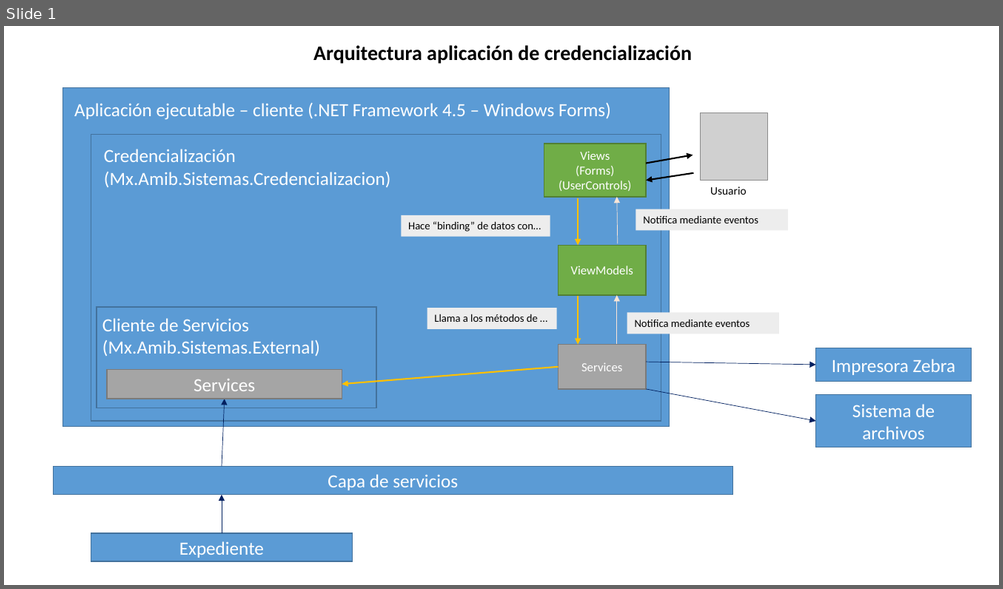
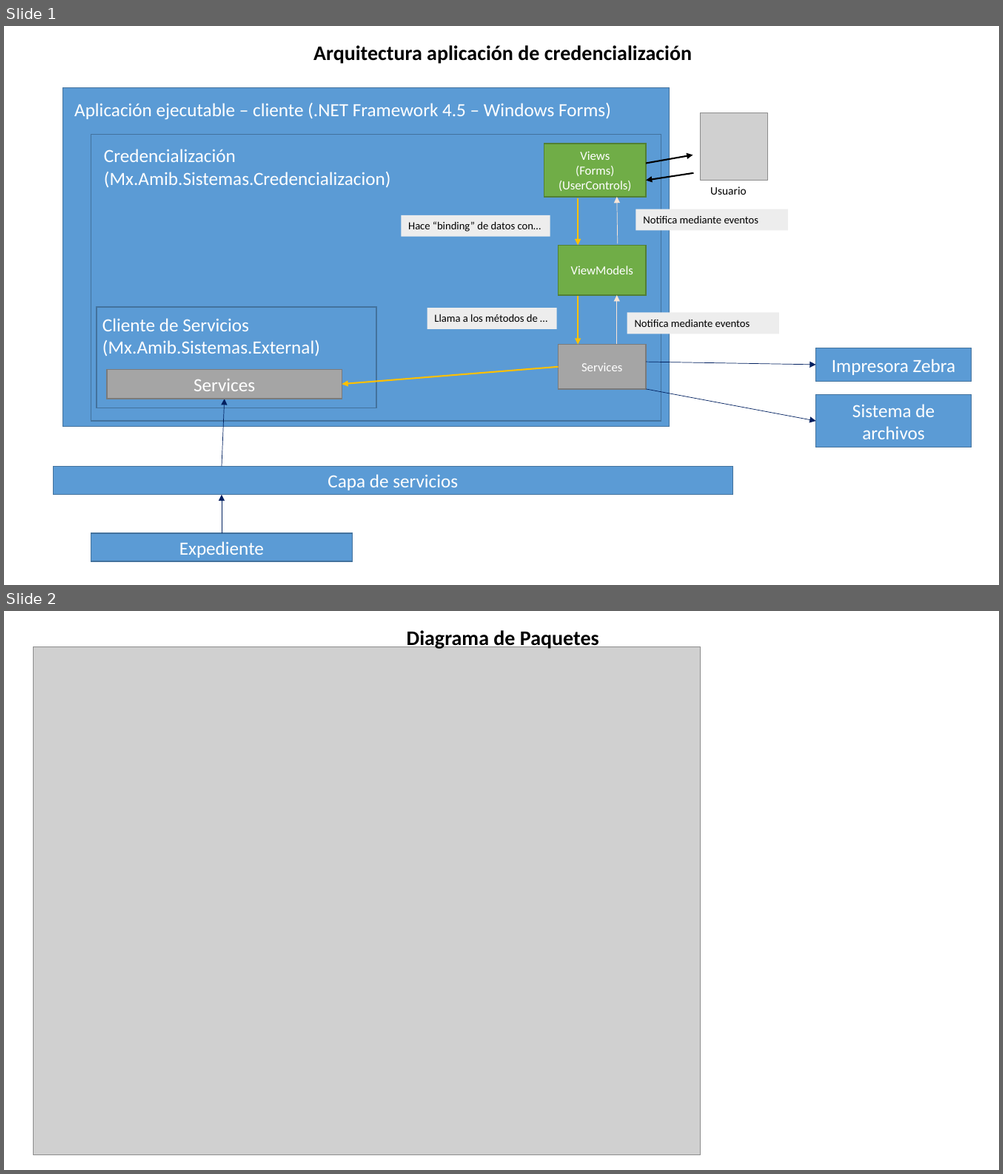
Before and after one commit to amiboficial/amibDocumentacion, a slide deck: documentacionSistemas/amibCredencializacion/diagramaArquituraBasico.pptx. Shown one above the other, each under a label of ours: slide 1 before the commit, slides 1 and 2 after it. The pictures are 1003x589 and 1003x1174 pixels, drawn with LibreOffice and Linux fonts; fonts in the diff are those of the drawing; grey boxes stand for pictures. Boxes give left, top, right and bottom in pixels: in the first picture for what was removed or moved away, otherwise in the second. Text is boxed around its words. In the diff, an @@ line names an element or a change of style, - is before the commit and + after.

```diff
--- a/documentacionSistemas/amibCredencializacion/diagramaArquituraBasico.pptx
+++ b/documentacionSistemas/amibCredencializacion/diagramaArquituraBasico.pptx
@@ slide 2 added at [4, 611, 999, 1170], background #FFFFFF @@
@@ text added at [407, 630, 599, 649], 20 pt, text #000000, bold @@
+Diagrama de Paquetes
@@ picture added at [33, 647, 701, 1156] @@
```
Also in this commit, not shown: 4 other files.
